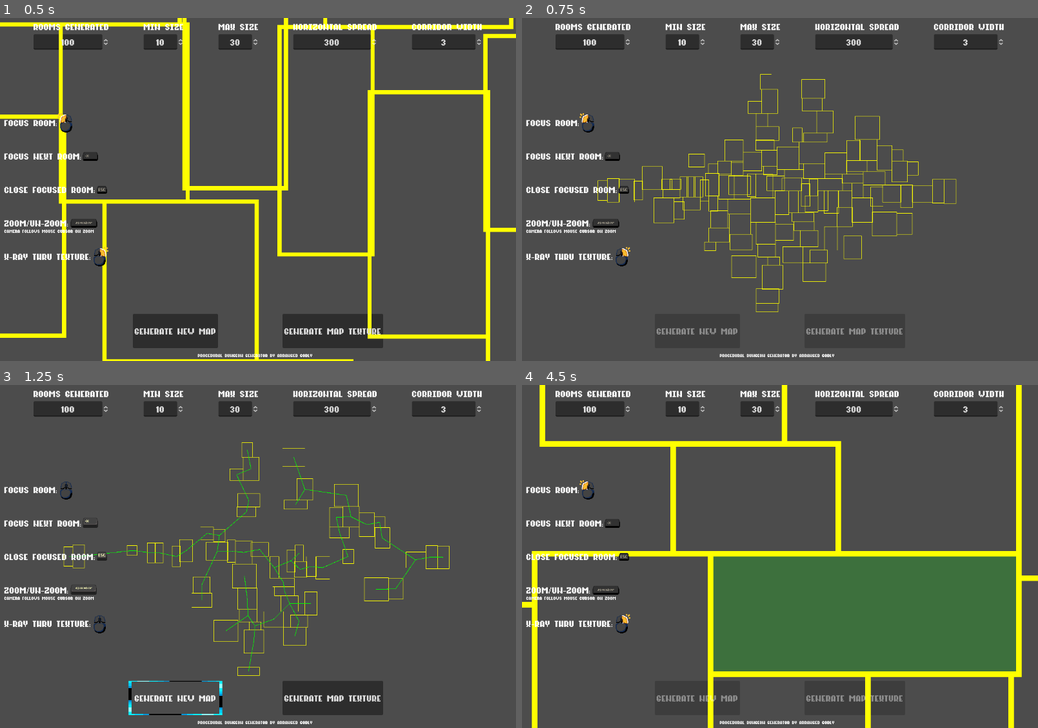
Above: before the commit, frames 1-4 (two rows, left to right).
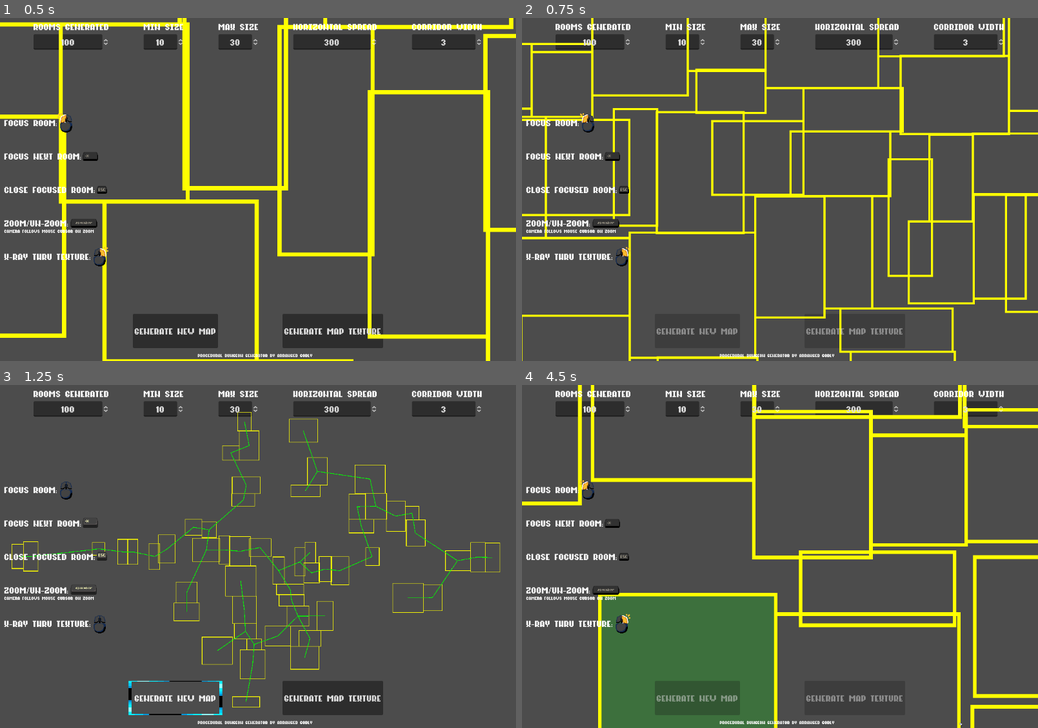
Above: after the commit, the same moments.

Repository: Arrangedgodly/procedural-dungeon
Game: Godot game, scene res://scenes/basic_dungeon.tscn
Same seed, same stepped clock (60 frames per second), same inputs: the game is played once before the commit and once after it.
Inputs (mouse positions are in pixels of both pictures, inside the frame that each line leads up to):
- Up to frame 1 (0.5 s): no input
- Up to frame 2 (0.75 s): click "Generate New Map" at 0.5 s
- Up to frame 3 (1.25 s): no input
- Up to frame 4 (4.5 s): click "Generate New Map" at 1.25 s; click "Generate Map Texture" at 2 s; click "Generate Map Texture" at 2.75 s; click "Generate New Map" at 3.5 s; move the mouse to (738, 618) at 4.27 s; press the mouse at (738, 618) at 4.28 s

Frame 1 is identical in both runs. In frame 2, 10% of the frame differs, in the area x 0-100%, y 0-100%; in frame 3, 4.2%; in frame 4, 38%.
Error after the commit: Invalid access to property or key 'size' on a base object of type 'previously freed'. (res://scripts/basic_dungeon.gd:544)

Commit message:
starting to create ItemManager to handle instantiating random items on the map

Diff:
--- /dev/null
+++ b/autoloads/ItemManager.gd
@@ -0,0 +1,42 @@
+extends Node
+
+var items: Array = []
+
+func _ready():
+	load_items()
+
+func load_items():
+	var dir = DirAccess.open("res://scenes/items")
+	if dir:
+		dir.list_dir_begin()
+		var file_name = dir.get_next()
+
+		while file_name != "":
+			# Only process .tscn files
+			if file_name.ends_with(".tscn"):
+				var item_scene = load("res://scenes/items/" + file_name)
+				if item_scene:
+					items.append(item_scene)
+			file_name = dir.get_next()
+
+		dir.list_dir_end()
+	else:
+		print("Error: Unable to access items directory")
+
+func get_items() -> Array:
+	return items
+
+func get_item_by_index(index: int):
+	if index >= 0 and index < items.size():
+		return items[index]
+	return null
+
+func instantiate_item(index: int) -> Node:
+	var item = get_item_by_index(index)
+	if item:
+		return item.instantiate()
+	return null
+
+func instantiate_random_item() -> Node:
+	var random_num = randi_range(0, items.size() - 1)
+	return instantiate_item(random_num)
--- a/project.godot
+++ b/project.godot
@@ -14,6 +14,10 @@
 run/main_scene="res://scenes/basic_dungeon.tscn"
 config/features=PackedStringArray("4.3", "Forward Plus")
 config/icon="res://icon.svg"
+
+[autoload]
+
+ItemManager="*res://autoloads/ItemManager.gd"
 
 [display]
 
--- a/scenes/basic_dungeon.tscn
+++ b/scenes/basic_dungeon.tscn
@@ -117,7 +117,7 @@
 pattern_0 = SubResource("TileMapPattern_c3xt6")
 pattern_1 = SubResource("TileMapPattern_x4edk")
 
-[node name="BasicDungeon" type="Node2D" node_paths=PackedStringArray("rooms", "tiles", "walk", "background", "walls", "camera", "ui")]
+[node name="BasicDungeon" type="Node2D" node_paths=PackedStringArray("rooms", "tiles", "walk", "background", "walls", "camera", "ui", "items")]
 script = ExtResource("1_2xh76")
 rooms = NodePath("Rooms")
 tiles = NodePath("Tiles")
@@ -126,6 +126,7 @@
 walls = NodePath("Tiles/Walls")
 camera = NodePath("Camera")
 ui = NodePath("CanvasLayer/UI")
+items = NodePath("Items")
 
 [node name="Rooms" type="Node" parent="."]
 
@@ -145,6 +146,8 @@
 [node name="Walk" type="TileMapLayer" parent="Tiles"]
 tile_set = SubResource("TileSet_u53nq")
 
+[node name="Items" type="Node2D" parent="."]
+
 [node name="CanvasLayer" type="CanvasLayer" parent="."]
 
 [node name="UI" parent="CanvasLayer" instance=ExtResource("2_x8pav")]
--- /dev/null
+++ b/scenes/item.tscn
@@ -0,0 +1,6 @@
+[gd_scene load_steps=2 format=3 uid="uid://cuuo528omx7a0"]
+
+[ext_resource type="Script" path="res://scripts/item.gd" id="1_mdpq0"]
+
+[node name="Item" type="StaticBody2D"]
+script = ExtResource("1_mdpq0")
--- /dev/null
+++ b/scenes/items/card.tscn
@@ -0,0 +1,8 @@
+[gd_scene load_steps=3 format=3 uid="uid://dp6wyy27332f8"]
+
+[ext_resource type="Script" path="res://scripts/item.gd" id="1_qur3x"]
+[ext_resource type="Texture2D" uid="uid://dtfwio2oxptpw" path="res://assets/items/card.png" id="2_nu2lf"]
+
+[node name="Card" type="StaticBody2D"]
+script = ExtResource("1_qur3x")
+sprite_texture = ExtResource("2_nu2lf")
--- /dev/null
+++ b/scenes/items/dice.tscn
@@ -0,0 +1,8 @@
+[gd_scene load_steps=3 format=3 uid="uid://bgqd8jsu8nt2w"]
+
+[ext_resource type="Script" path="res://scripts/item.gd" id="1_rf4tj"]
+[ext_resource type="Texture2D" uid="uid://cvjjtb2mtkqbg" path="res://assets/items/dice.png" id="2_vbr43"]
+
+[node name="Dice" type="StaticBody2D"]
+script = ExtResource("1_rf4tj")
+sprite_texture = ExtResource("2_vbr43")
--- /dev/null
+++ b/scenes/items/runestone.tscn
@@ -0,0 +1,8 @@
+[gd_scene load_steps=3 format=3 uid="uid://4jk003ikk1j1"]
+
+[ext_resource type="Script" path="res://scripts/item.gd" id="1_aih8u"]
+[ext_resource type="Texture2D" uid="uid://dbk7wslqe156k" path="res://assets/items/runestone.png" id="2_6n1vl"]
+
+[node name="Runestone" type="StaticBody2D"]
+script = ExtResource("1_aih8u")
+sprite_texture = ExtResource("2_6n1vl")
--- /dev/null
+++ b/scenes/items/telescope.tscn
@@ -0,0 +1,8 @@
+[gd_scene load_steps=3 format=3 uid="uid://cj4evfpp0gh0q"]
+
+[ext_resource type="Script" path="res://scripts/item.gd" id="1_wk7bf"]
+[ext_resource type="Texture2D" uid="uid://3pac8wdtksu8" path="res://assets/items/telescope.png" id="2_rgh2o"]
+
+[node name="Telescope" type="StaticBody2D"]
+script = ExtResource("1_wk7bf")
+sprite_texture = ExtResource("2_rgh2o")
--- a/scripts/basic_dungeon.gd
+++ b/scripts/basic_dungeon.gd
@@ -14,6 +14,7 @@
 @export var walls: TileMapLayer
 @export var camera: Camera2D
 @export var ui: Control
+@export var items: Node2D
 
 var camera_init_pos: Vector2
 var tile_size = 32
@@ -42,12 +43,16 @@
 	Vector2i(-1, -1) #Northwest
 ]
 const CHUNK_SIZE = 64
-const ZOOM_DURATION := 0.5
+const ZOOM_DURATION := 0.8
 const MIN_ZOOM := 0.01
-const MAX_ZOOM := .5
+const MAX_ZOOM := .75
 const OVERVIEW_ZOOM_MULTIPLIER := 1.0
 const FOLLOW_MOUSE_ZOOM_MULTIPLIER := 5.0
-const FOCUSED_ROOM_ZOOM_MULTIPLIER := 3.0
+const FOCUSED_ROOM_ZOOM_MULTIPLIER := 1.25
+const MIN_ITEMS_PER_ROOM := 1
+const MAX_ITEMS_PER_ROOM := 5
+const ITEMS_BATCH_SIZE := 10
+const MIN_EDGE_PADDING := 32.0
 
 func _ready() -> void:
 	randomize()
@@ -166,6 +171,8 @@
 		rooms_processed += 1
 		if rooms_processed % 5 == 0:  # Process in batches of 5 rooms
 			await get_tree().process_frame
+
+	await distribute_items()
 
 func generate_chunk(bounds: Rect2i) -> void:
 	# Generate background tiles for chunk
@@ -496,3 +503,65 @@
 func get_chunk_bounds(chunk_coord: Vector2i) -> Rect2i:
 	var start = chunk_coord * CHUNK_SIZE
 	return Rect2i(start, Vector2i(CHUNK_SIZE, CHUNK_SIZE))
+
+func calculate_items_per_room(room_size: Vector2) -> int:
+	var area = room_size.x * room_size.y
+	var min_area = INF
+	var max_area = 0.0
+
+	for room in rooms.get_children():
+		var room_area = room.size.x * room.size.y
+		min_area = min(min_area, room_area)
+		max_area = max(max_area, room_area)
+
+	var normalized_area = inverse_lerp(min_area, max_area, area)
+
+	return round(lerp(MIN_ITEMS_PER_ROOM, MAX_ITEMS_PER_ROOM, normalized_area))
+
+func get_valid_pos_in_room(room: Node) -> Vector2:
+	var half_size = room.size
+	var room_rect = Rect2(
+		room.position - half_size + Vector2(MIN_EDGE_PADDING, MIN_EDGE_PADDING),
+		half_size * 2 - Vector2(MIN_EDGE_PADDING * 2, MIN_EDGE_PADDING * 2)
+		)
+	var position = Vector2(
+		randf_range(room_rect.position.x, room_rect.position.x + room_rect.size.x),
+		randf_range(room_rect.position.y, room_rect.position.y + room_rect.size.y)
+		)
+
+	return position
+
+func distribute_items() -> void:
+	for item in items.get_children():
+		item.queue_free()
+
+	var rooms_to_process = rooms.get_children()
+	var current_batch = []
+	var items_placed = 0
+
+	while rooms_to_process:
+		var room = rooms_to_process.pop_front()
+		var num_items = calculate_items_per_room(room.size)
+
+		for i in range(num_items):
+			current_batch.append({
+				"room": room,
+				"position": get_valid_pos_in_room(room)
+			})
+
+			if current_batch.size() >= ITEMS_BATCH_SIZE:
+				await process_item_batch(current_batch)
+				current_batch.clear()
+				items_placed += ITEMS_BATCH_SIZE
+
+	if current_batch:
+		await process_item_batch(current_batch)
+
+func process_item_batch(batch: Array) -> void:
+	for item_data in batch:
+		var item = ItemManager.instantiate_random_item()
+		if item:
+			items.add_child(item)
+			item.position = item_data.position
+
+	await get_tree().process_frame
--- /dev/null
+++ b/scripts/item.gd
@@ -0,0 +1,14 @@
+extends StaticBody2D
+class_name Item
+
+@export var sprite_texture: Texture2D
+
+func _ready() -> void:
+	var sprite_2d = Sprite2D.new()
+	sprite_2d.texture = sprite_texture
+	add_child(sprite_2d)
+	var collision_shape_2d = CollisionShape2D.new()
+	var collision_shape = RectangleShape2D.new()
+	collision_shape.size = Vector2(32, 32)
+	collision_shape_2d.shape = collision_shape
+	add_child(collision_shape_2d)
Binary file added: assets/items/#2 - Transparent Icons & Drop Shadow.png
Not shown, added: assets/items/#2 - Transparent Icons & Drop Shadow.png.import
Binary file added: assets/items/card.png
Not shown, added: assets/items/card.png.import
Binary file added: assets/items/dice.png
Not shown, added: assets/items/dice.png.import
Binary file added: assets/items/runestone.png
Not shown, added: assets/items/runestone.png.import
Binary file added: assets/items/telescope.png
Not shown, added: assets/items/telescope.png.import
Not shown, added: .DS_Store
Not shown, added: assets/.DS_Store
